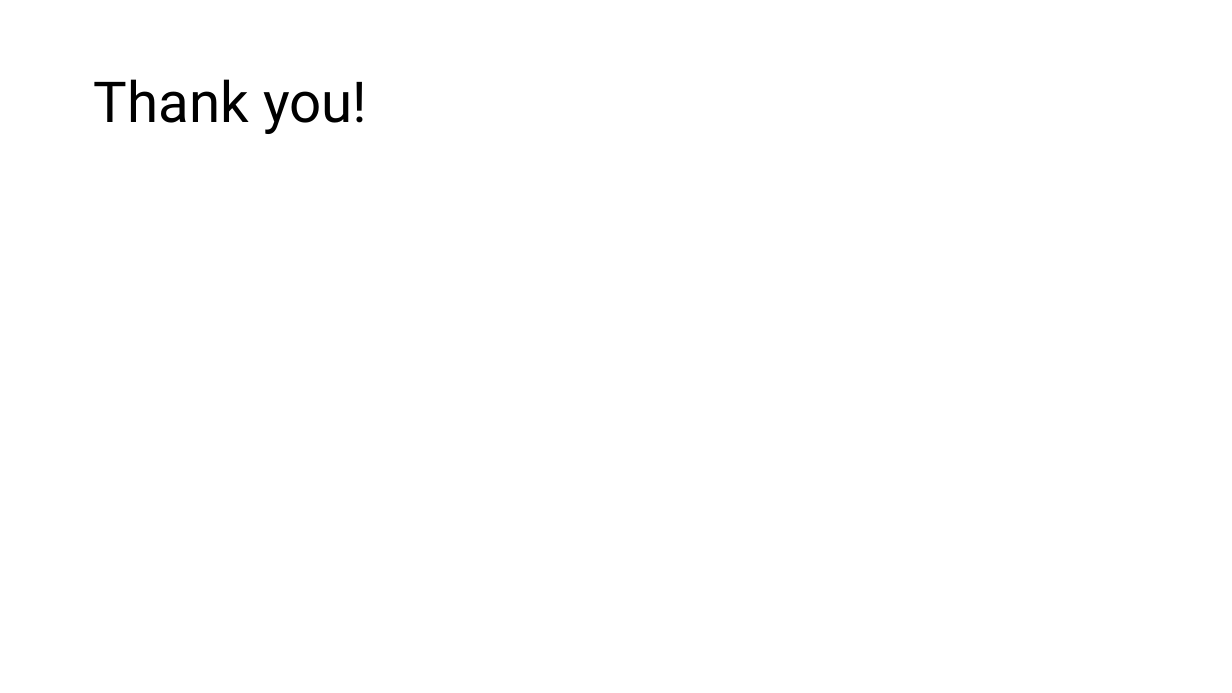
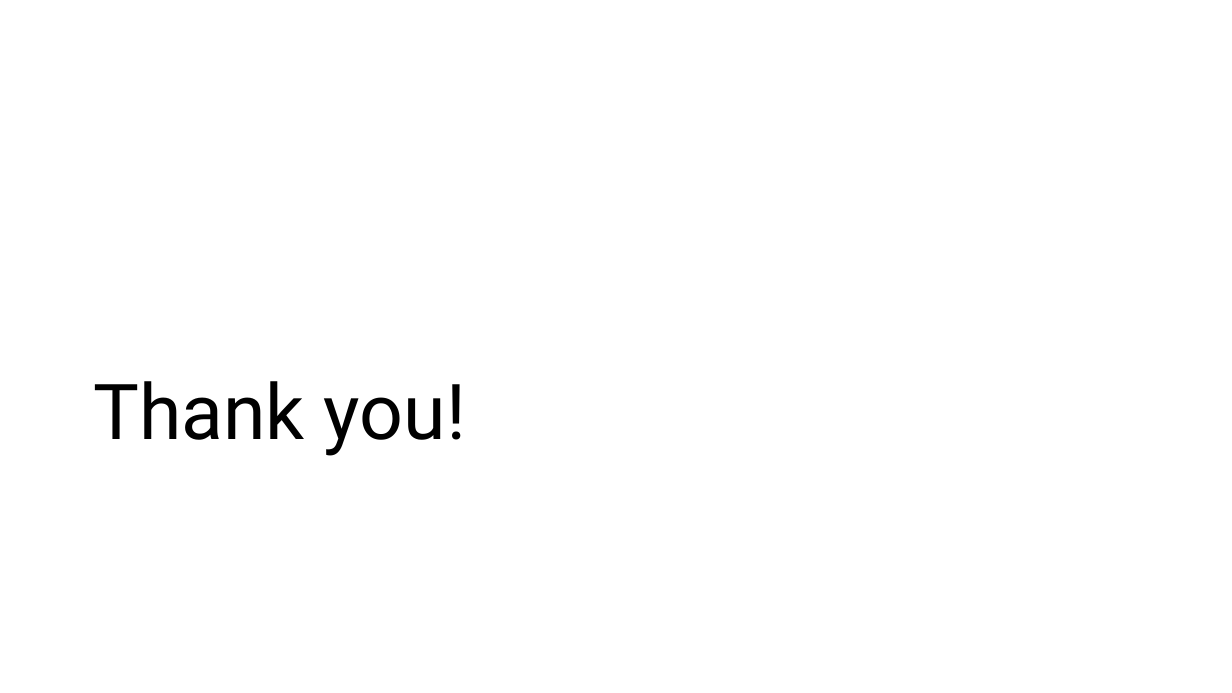
Before and after one commit to Pseudo-Lab/abstain-dti, a slide deck: slide 23 of docs/weekly/w01/week1_onboarding.pptx (slide 10 before the commit). Drawn at 1232x693 pixels with LibreOffice and Linux fonts; fonts in the diff are those of the drawing. Boxes give left, top, right and bottom in pixels: in the first picture for what was removed or moved away, otherwise in the second. Text is boxed around its words. In the diff, an @@ line names an element or a change of style, - is before the commit and + after.

```diff
--- a/docs/weekly/w01/week1_onboarding.pptx
+++ b/docs/weekly/w01/week1_onboarding.pptx
@@ title "Thank you!": place and size @@
-title "Thank you!" at (94, 79, 367, 134)
+title "Thank you!" at (93, 381, 466, 456)
@@ title "Thank you!" at (93, 381, 466, 456): size 44 to 60 pt; vertical alignment middle to bottom @@
```
Also in this commit, not shown: 5 other slides changed, 14 slides added, 1 slide removed.
